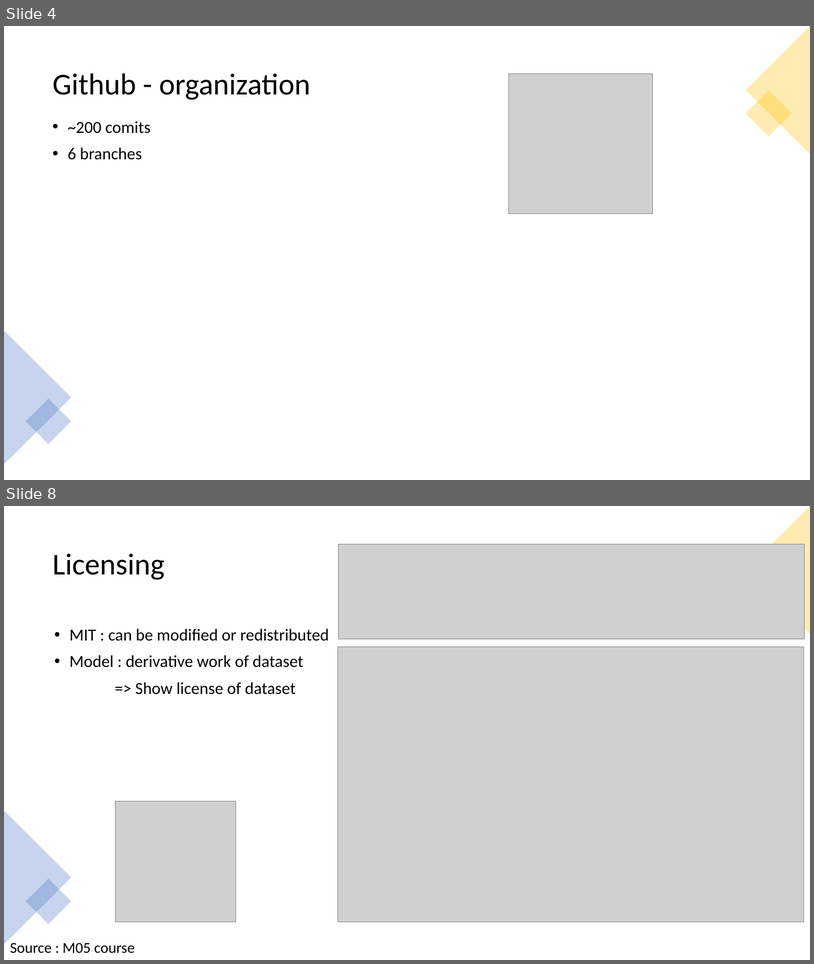
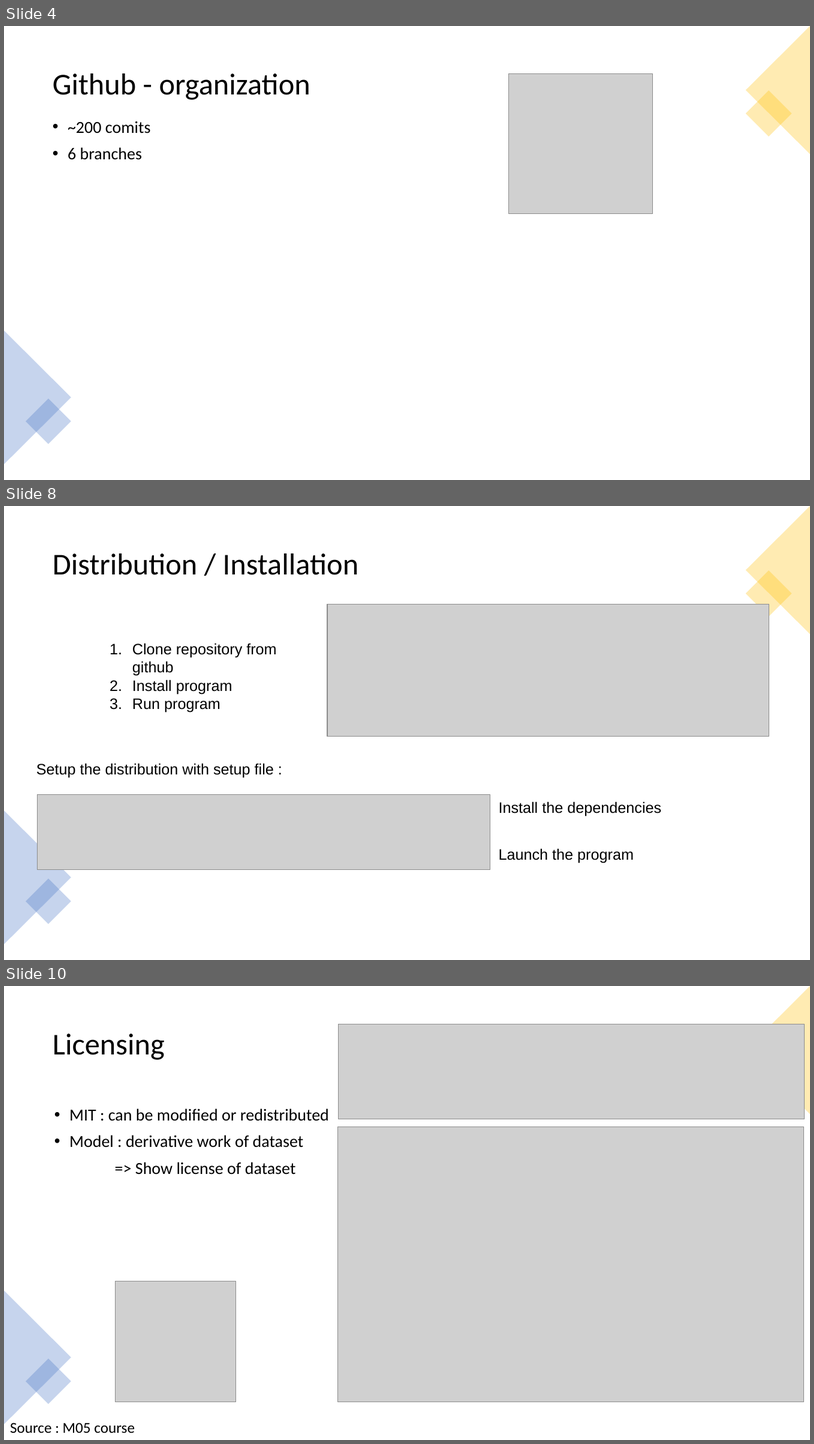
Before and after one commit to Laurasid/M05_Project, a slide deck: pres_full.pptx. Shown one above the other, each under a label of ours: slides 4 and 8 before the commit, slides 4, 8 and 10 after it; the slides between them are not shown. The pictures are 814x964 and 814x1444 pixels, drawn with LibreOffice and Linux fonts; fonts in the diff are those of the drawing; grey boxes stand for pictures. Boxes give left, top, right and bottom in pixels: in the first picture for what was removed or moved away, otherwise in the second. Text is boxed around its words. In the diff, an @@ line names an element or a change of style, - is before the commit and + after.

```diff
--- a/pres_full.pptx
+++ b/pres_full.pptx
@@ slide 8 added at [4, 506, 810, 960], background #FFFFFF @@
@@ triangle added at [746, 506, 810, 634], fill #FFC000 at 30% opacity @@
@@ title added at [53, 553, 359, 575], 36 pt, text #000000 @@
+Distribution / Installation
@@ rectangle added at [746, 571, 792, 617], fill #FFC000 at 30% opacity @@
@@ picture added at [327, 604, 769, 736] @@
@@ text added at [132, 643, 276, 712], 18 pt, text #000000 @@
+1. Clone repository from github
+2. Install program
+3. Run program
@@ text added at [36, 763, 274, 778], 18 pt, text #000000 @@
+Setup the distribution with setup file :
@@ triangle added at [4, 810, 71, 944], fill #4472C4 at 30% opacity @@
@@ picture added at [37, 795, 491, 870] @@
@@ text added at [499, 801, 662, 863], 18 pt, text #000000 @@
+Install the dependencies
+Launch the program
@@ rectangle added at [26, 878, 71, 924], fill #4472C4 at 30% opacity @@
@@ what was slide 8 is now slide 10 @@
```
Also in this commit, not shown: 1 slide changed, 2 other slides added, 1 slide removed.
